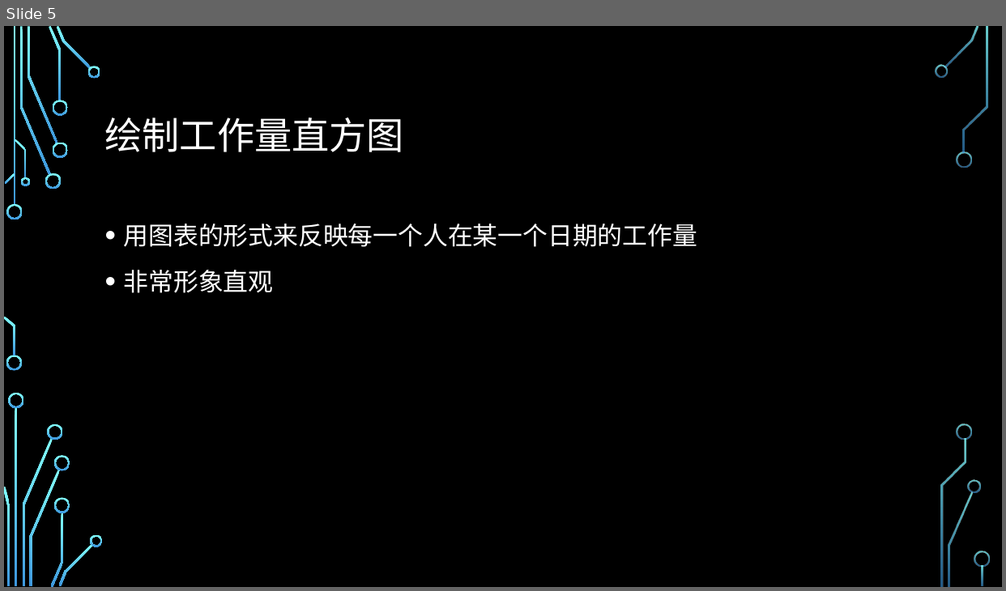
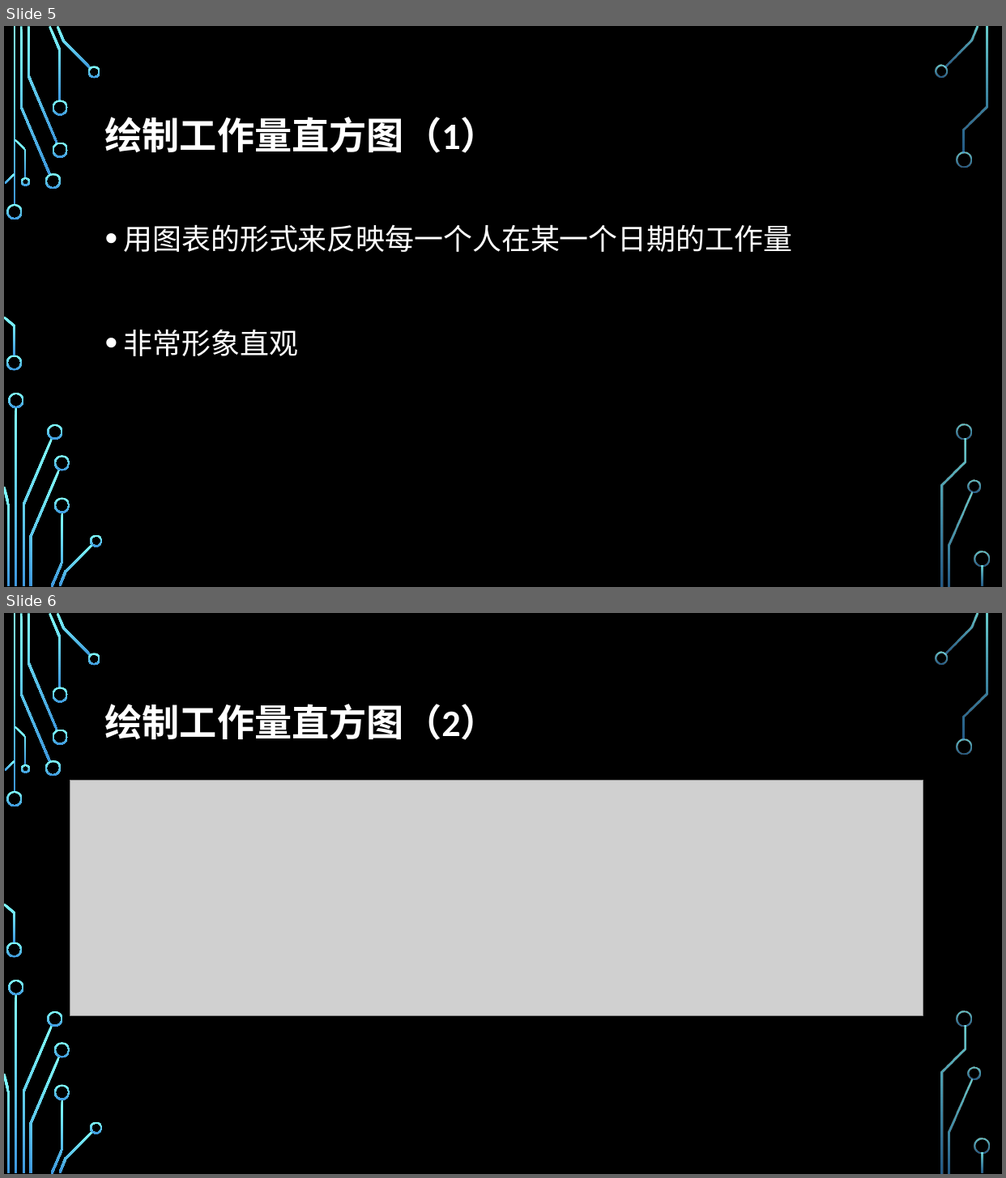
Before and after one commit to bhsei/16TeamD, a slide deck: 项目展示PPT/20160506改进与展示.pptx. Shown one above the other, each under a label of ours: slide 5 before the commit, slides 5 and 6 after it. The pictures are 1006x591 and 1006x1178 pixels, drawn with LibreOffice and Linux fonts; fonts in the diff are those of the drawing; grey boxes stand for pictures; background and template pictures are left out. Boxes give left, top, right and bottom in pixels: in the first picture for what was removed or moved away, otherwise in the second. Text is boxed around its words. In the diff, an @@ line names an element or a change of style, - is before the commit and + after.

```diff
--- a/项目展示PPT/20160506改进与展示.pptx
+++ b/项目展示PPT/20160506改进与展示.pptx
@@ slide 6 added at (x1=4, y1=613, x2=1002, y2=1174), background picture (left out); not listed: 36 template elements that a slide beside it also shows @@
@@ title added at (x1=105, y1=704, x2=498, y2=740), 36 pt, text #FFFFFF, bold @@
+绘制工作量直方图（2）
@@ picture added at (x1=70, y1=780, x2=923, y2=1016) @@
@@ slide 5 changed as well @@
@@ title at (x1=105, y1=117, x2=498, y2=153): text changed; text colour #CCE8CF to #FFFFFF; bold on @@
-绘制工作量直方图
+绘制工作量直方图（1）
@@ text "用图表的形式来反映每一个人在某一个日期的工作量" at (x1=124, y1=224, x2=792, y2=356): size 24 to 28 pt, text colour #CCE8CF to #FFFFFF @@
```
Also in this commit, not shown: 3 other slides changed, 2 other slides added, 2 slides removed.
